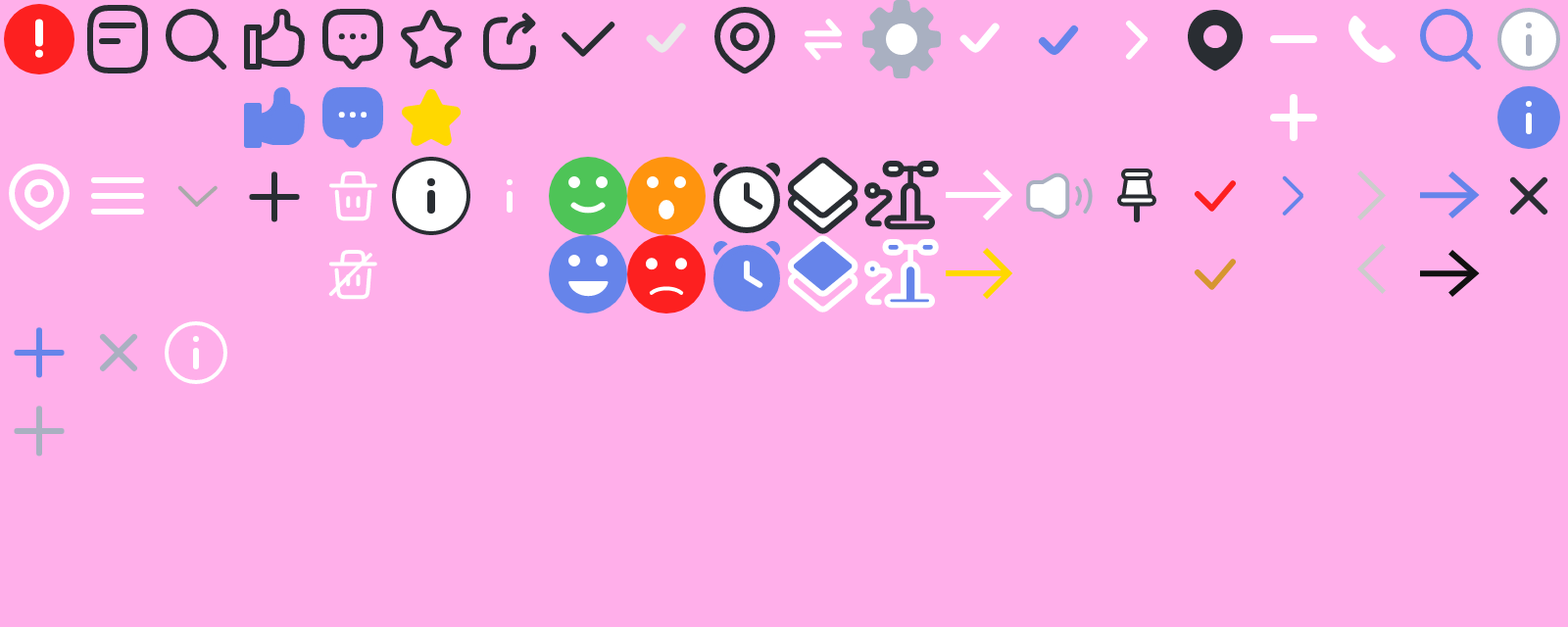
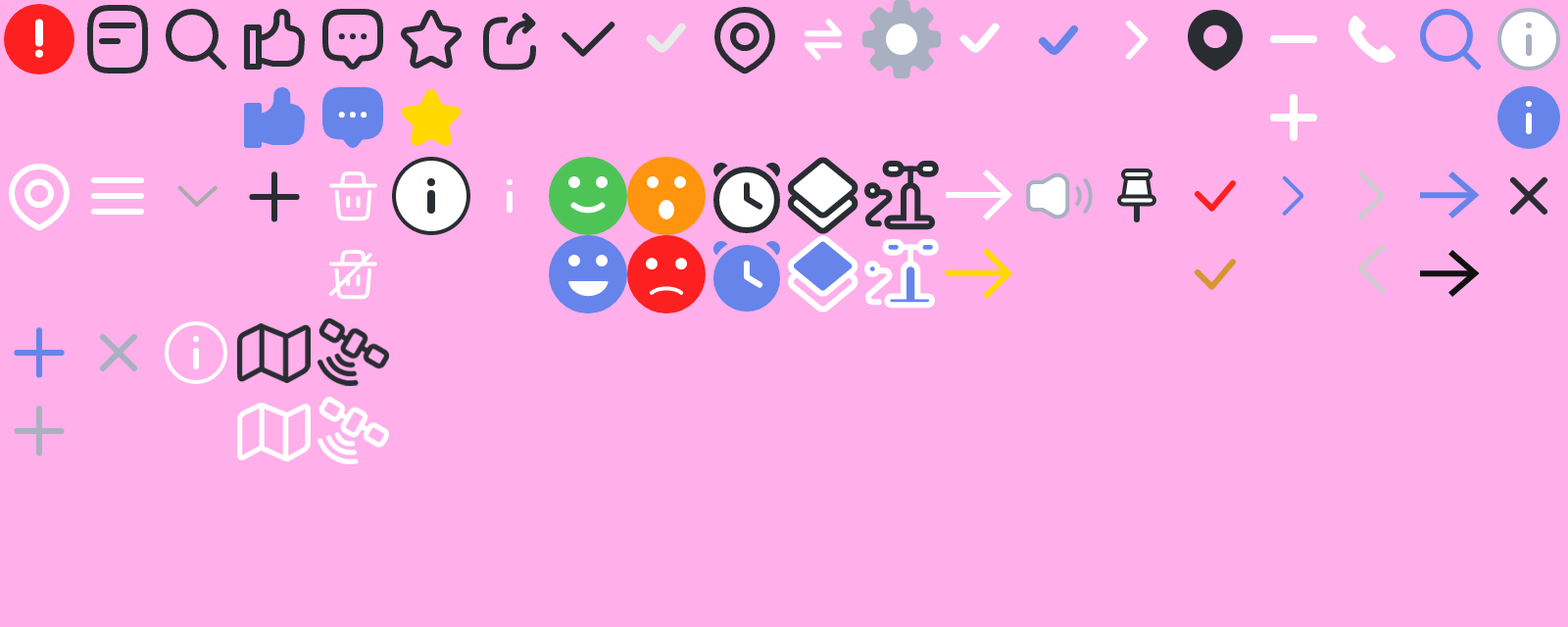
Layered file, before and after one edit (1568x627). Changes by layer:
added layer "Layer 111" in group "세번쨰 줄" over [237, 402, 311, 462]
added layer "Layer 110" in group "세번쨰 줄" over [237, 323, 311, 384]
added layer "Layer 109" in group "세번쨰 줄" over [317, 396, 390, 465]
added layer "Layer 108" in group "세번쨰 줄" over [317, 318, 390, 387]
